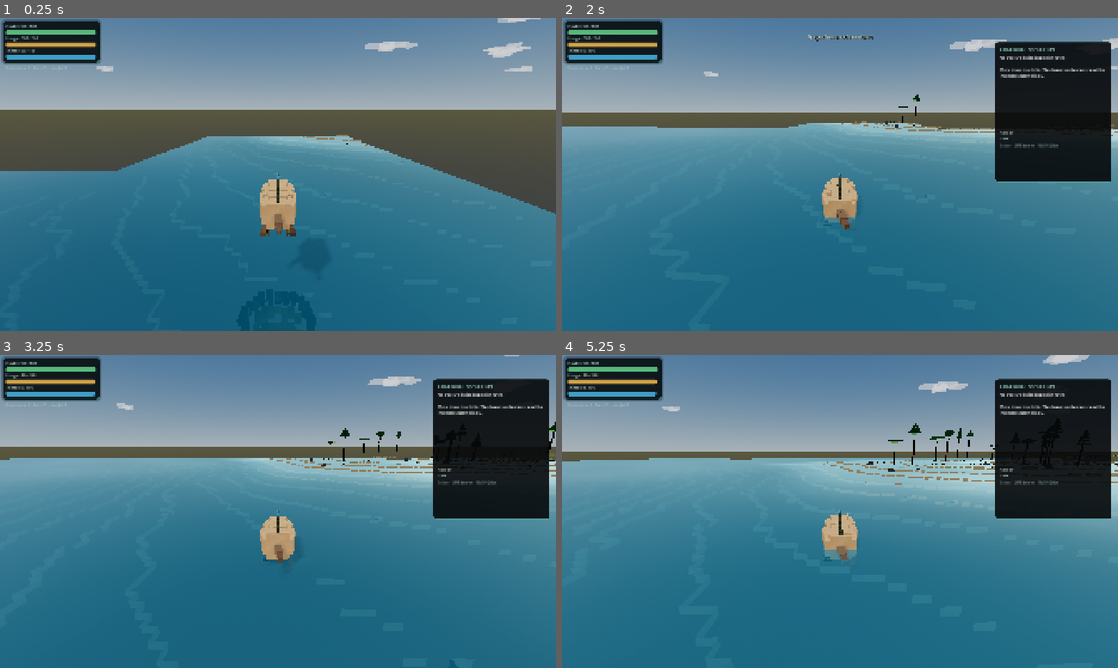
Above: before the commit, frames 1-4 (two rows, left to right).
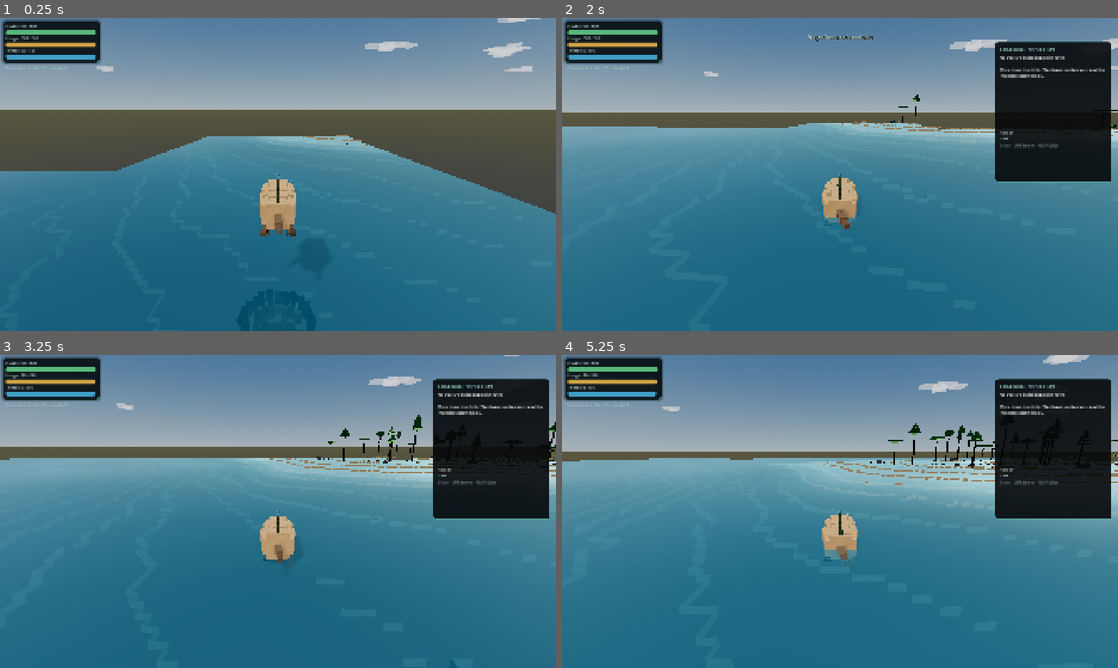
Above: after the commit, the same moments.

Repository: MajorDragonfly/voxelverse
Game: Godot game, scene res://main/main.tscn
The game is run twice, just before and just after one commit, with the same random seed, the same clock (stepped at 60 frames per second) and the same inputs.
Inputs (mouse positions are in pixels of both pictures, inside the frame that each line leads up to):
- Up to frame 1 (0.25 s): no input
- Up to frame 2 (2 s): tap Enter at 0.5 s; move the mouse to (867, 174) at 0.52 s; hold W (move_forward) from 0.53 s (still down); right-click (867, 174) at 0.6 s; click (867, 174) at 0.67 s; tap Space (jump) at 0.77, 1.52 s; move the mouse to (812, 174) at 1.27 s; tap E (inspection_mode) at 1.35 s
- Up to frame 3 (3.25 s): keep holding W (move_forward); move the mouse to (289, 505) at 2.02 s; click (289, 505) at 2.1 s; move the mouse to (272, 517) at 2.77 s; tap L at 2.85 s; click (272, 517) at 2.92 s; tap Space (jump) at 3.02 s
- Up to frame 4 (5.25 s): keep holding W (move_forward); move the mouse to (878, 514) at 3.52 s; tap R at 3.6 s; tap Space (jump) at 3.77, 4.52 s; move the mouse to (795, 508) at 4.27 s; tap Tab at 4.35 s; move the mouse to (845, 511) at 5.02 s; tap Delete at 5.1 s; click (845, 511) at 5.17 s

The runs differ from the first frame. In frame 1, less than 0.1% of the frame differs, in the area x 97-98%, y 60-62%; in frame 2, less than 0.1%; in frame 3, 0.2%, in the area x 55-100%, y 19-36%; in frame 4, 0.2%.

Commit message:
Refine terrain colour sampling and ecosystem density

Diff:
--- a/world/visuals/terrain/terrain_chunk.tscn
+++ b/world/visuals/terrain/terrain_chunk.tscn
@@ -10,7 +10,7 @@
 cell_size = 0.5
 far_sample_stride = 5
 enable_far_proxy = true
-color_sample_stride = 4
+color_sample_stride = 2
 
 [node name="TerrainMesh" type="MeshInstance3D" parent="." unique_id=1378419624]
 
@@ -29,38 +29,38 @@
 enable_terrain_shader = true
 enable_water_shader = true
 terrain_palette_steps = 8
-top_texture_scale = 0.92
-side_texture_scale = 0.86
-texture_darkness = 0.88
-texture_brightness = 1.06
-water_subdivisions = 16
-wave_height = 0.045
-wave_speed = 0.40
-secondary_wave_height = 0.016
-secondary_wave_speed = 0.72
-water_roughness = 0.16
+top_texture_scale = 0.90
+side_texture_scale = 0.84
+texture_darkness = 0.91
+texture_brightness = 1.07
+water_subdivisions = 20
+wave_height = 0.042
+wave_speed = 0.38
+secondary_wave_height = 0.014
+secondary_wave_speed = 0.68
+water_roughness = 0.18
 micro_tile_size = 0.125
-near_detail_end = 46.0
-mid_detail_end = 86.0
-micro_detail_strength = 0.11
-mid_detail_strength = 0.045
-foam_distance = 0.90
-depth_fade_distance = 4.5
-refraction_strength = 0.020
+near_detail_end = 48.0
+mid_detail_end = 90.0
+micro_detail_strength = 0.095
+mid_detail_strength = 0.040
+foam_distance = 0.85
+depth_fade_distance = 4.8
+refraction_strength = 0.018
 
 [node name="ProceduralEcosystemV6" type="Node3D" parent="."]
 script = ExtResource("3_ecosystem")
-tree_attempts = 30
-rock_attempts = 12
-ground_attempts = 28
-tree_visibility_distance = 150.0
-detail_visibility_distance = 76.0
-forest_density_multiplier = 1.42
-cliff_attempts = 9
-plant_field_attempts = 38
+tree_attempts = 38
+rock_attempts = 15
+ground_attempts = 40
+tree_visibility_distance = 154.0
+detail_visibility_distance = 80.0
+forest_density_multiplier = 1.58
+cliff_attempts = 12
+plant_field_attempts = 52
 
 [node name="ChunkLODControllerV7" type="Node" parent="."]
 script = ExtResource("4_lod")
-near_distance = 44.0
-mid_distance = 82.0
+near_distance = 46.0
+mid_distance = 86.0
 update_interval = 0.40
